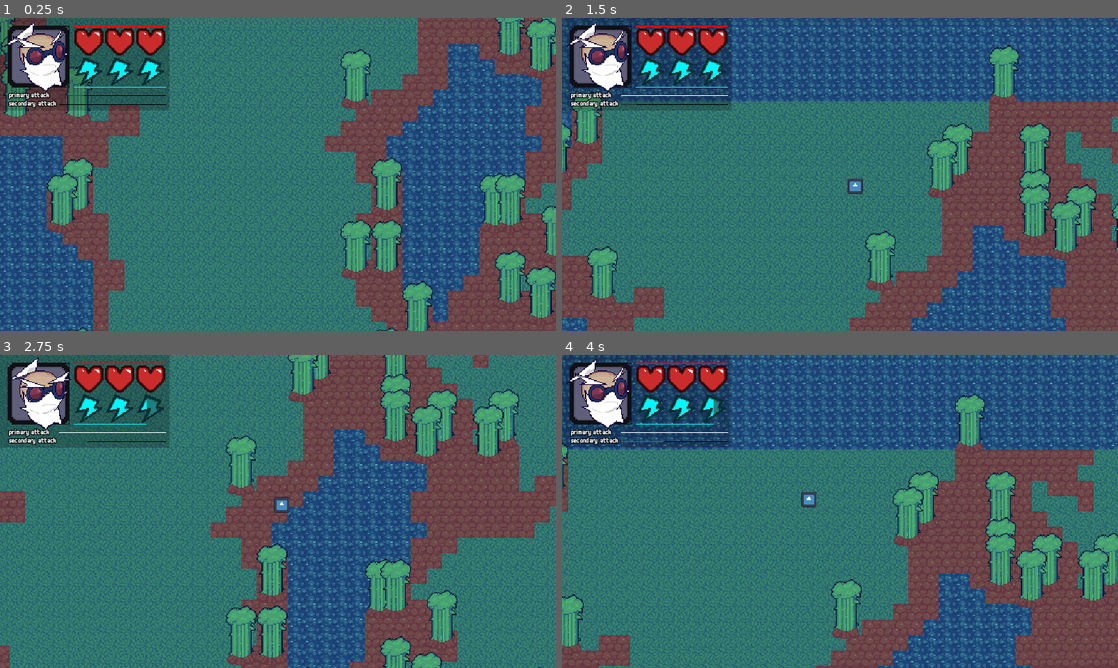
Above: before the commit, frames 1-4 (two rows, left to right).
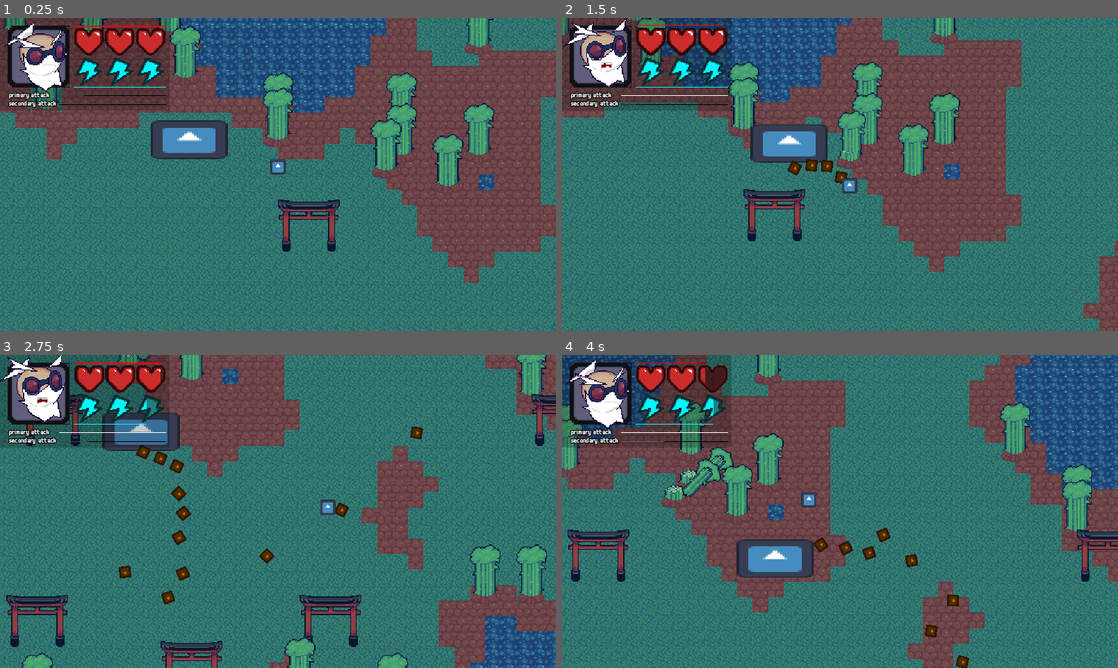
Above: after the commit, the same moments.

Repository: slotling/collateral-damage-gwj71
Game: Godot game, scene res://Scenes/Root/world.tscn
Two runs of this game, one before a commit and one after it. Both use one fixed random seed, a clock stepped at 60 frames per second and the inputs below. The engine's default icon, where the game draws it, is replaced by a stand-in: a white triangle on a blue panel in a dark square.
Inputs (mouse positions are in pixels of both pictures, inside the frame that each line leads up to):
- Up to frame 1 (0.25 s): no input
- Up to frame 2 (1.5 s): move the mouse to (962, 158) at 0.52 s; hold D (right) 0.53-1.28 s; click (962, 158) at 0.6 s; move the mouse to (728, 190) at 1.27 s; hold S (backward) from 1.28 s (still down); right-click (728, 190) at 1.35 s
- Up to frame 3 (2.75 s): move the mouse to (333, 442) at 2.02 s; release S (backward) at 2.03 s; hold D (right) from 2.03 s (still down); hold Shift (run) from 2.03 s (still down)
- Up to frame 4 (4 s): move the mouse to (812, 574) at 2.77 s; release D (right) at 2.78 s; release Shift (run) at 2.78 s; hold W (forward) 2.78-3.53 s; click (812, 574) at 2.85 s; move the mouse to (1006, 558) at 3.52 s; hold A (left) from 3.53 s (still down); right-click (1006, 558) at 3.6 s

The runs differ from the first frame. In frame 1, 63% of the frame differs, in the area x 0-100%, y 0-100%; in frame 2, 59%; in frame 3, 63%; in frame 4, 66%.

Commit message:
car attacks

Diff:
--- /dev/null
+++ b/Handlers/AttackHandlers/EnemyAttacks/CarEnemy_Attack1.gd
@@ -0,0 +1,17 @@
+extends EnemyAttack
+
+var enemy_bullet_preload = preload("res://Scenes/Entities/Projectiles/Bullet.tscn")
+
+func execute() -> void:
+	for i in range(30):
+		var instance = enemy_bullet_preload.instantiate()
+		var enemypos = enemy.global_position
+		var playerpos = player.global_position
+		var direction = rad_to_deg(enemypos.angle_to_point(playerpos)) + randi_range(-10, 10)
+
+		instance.init(enemypos, direction)
+		Global.add_world_node(instance)
+
+		await get_tree().create_timer(0.1).timeout
+
+	await get_tree().create_timer(2).timeout
--- /dev/null
+++ b/Handlers/AttackHandlers/EnemyAttacks/CarEnemy_Attack2.gd
@@ -0,0 +1,16 @@
+extends EnemyAttack
+
+var terminator_enemy_preload = preload("res://Scenes/Entities/Enemies/terminator_enemy.tscn")
+
+func execute() -> void:
+	for i in range(3):
+		var instance = terminator_enemy_preload.instantiate()
+		var enemypos = enemy.global_position
+		var playerpos = player.global_position
+
+		instance.init(enemypos + Vector2(randi_range(-64, 64), randi_range(-64, 64)))
+		Global.add_world_node(instance)
+
+		await get_tree().create_timer(0.5).timeout
+
+	await get_tree().create_timer(5).timeout
--- /dev/null
+++ b/Handlers/AttackHandlers/EnemyAttacks/CarEnemy_Attack3.gd
@@ -0,0 +1,16 @@
+extends EnemyAttack
+
+var missle_preload = preload("res://Scenes/Entities/Projectiles/homing_missle.tscn")
+
+func execute() -> void:
+	for i in range(2):
+		var instance = missle_preload.instantiate()
+		var enemypos = enemy.global_position
+		var playerpos = player.global_position
+
+		instance.init(enemypos)
+		Global.add_world_node(instance)
+
+		await get_tree().create_timer(2).timeout
+
+	await get_tree().create_timer(2).timeout
--- a/Handlers/AttackHandlers/EnemyAttacks/TerminatorEnemy_Attack1.gd
+++ b/Handlers/AttackHandlers/EnemyAttacks/TerminatorEnemy_Attack1.gd
@@ -6,7 +6,9 @@
 	var instance = enemy_bullet_preload.instantiate()
 	var enemypos = enemy.global_position
 	var playerpos = player.global_position
-	instance.init(enemypos, rad_to_deg(enemypos.angle_to_point(playerpos)))
+	var direction = rad_to_deg(enemypos.angle_to_point(playerpos)) + randi_range(-60, 60)
+
+	instance.init(enemypos, direction)
 	Global.add_world_node(instance)
 
 	await get_tree().create_timer(2).timeout
--- a/Handlers/AttackHandlers/enemy_attack.gd
+++ b/Handlers/AttackHandlers/enemy_attack.gd
@@ -7,7 +7,7 @@
 @onready var player: Player = get_tree().get_first_node_in_group("player")
 
 func _ready():
-	pass
+	randomize()
 
 func _process(delta):
 	pass
--- a/Handlers/AttackHandlers/enemy_attacks_group.gd
+++ b/Handlers/AttackHandlers/enemy_attacks_group.gd
@@ -16,7 +16,6 @@
 var ongoing := false
 
 func check_range():
-	print(player.global_position.distance_to(enemy.global_position))
 	in_range = player.global_position.distance_to(enemy.global_position) < range
 
 func attack():
--- /dev/null
+++ b/Scenes/Entities/Enemies/car_enemy.tscn
@@ -0,0 +1,42 @@
+[gd_scene load_steps=8 format=3 uid="uid://cr1bp5pyswuyb"]
+
+[ext_resource type="PackedScene" uid="uid://bgmyc6lbh46uf" path="res://Scenes/Entities/enemy.tscn" id="1_nrrmd"]
+[ext_resource type="PackedScene" uid="uid://qo5gh36pq2cc" path="res://Handlers/AttackHandlers/enemy_attack.tscn" id="2_u6mbq"]
+[ext_resource type="Script" path="res://Handlers/AttackHandlers/EnemyAttacks/CarEnemy_Attack1.gd" id="3_22jsp"]
+[ext_resource type="Script" path="res://Handlers/AttackHandlers/EnemyAttacks/CarEnemy_Attack2.gd" id="4_n71sa"]
+[ext_resource type="Script" path="res://Handlers/AttackHandlers/EnemyAttacks/CarEnemy_Attack3.gd" id="5_82hwh"]
+
+[sub_resource type="RectangleShape2D" id="RectangleShape2D_bs2og"]
+size = Vector2(144, 20)
+
+[sub_resource type="RectangleShape2D" id="RectangleShape2D_u4dv5"]
+resource_local_to_scene = true
+size = Vector2(144, 40)
+
+[node name="Car_Enemy" instance=ExtResource("1_nrrmd")]
+
+[node name="Sprite2D" parent="." index="0"]
+position = Vector2(5.72205e-06, 0)
+scale = Vector2(5, 2.5)
+
+[node name="CollisionShape2D" parent="SoftCollision" index="0"]
+shape = SubResource("RectangleShape2D_bs2og")
+
+[node name="CollisionShape2D" parent="HitBoxHandler" index="1"]
+shape = SubResource("RectangleShape2D_u4dv5")
+
+[node name="HealthHandler" parent="." index="5"]
+health = 300
+max_health = 300
+
+[node name="MovementHandler" parent="." index="6"]
+max_speed = 150.0
+
+[node name="EnemyAttack" parent="EnemyAttacksGroup" index="0" instance=ExtResource("2_u6mbq")]
+script = ExtResource("3_22jsp")
+
+[node name="EnemyAttack2" parent="EnemyAttacksGroup" index="1" instance=ExtResource("2_u6mbq")]
+script = ExtResource("4_n71sa")
+
+[node name="EnemyAttack3" parent="EnemyAttacksGroup" index="2" instance=ExtResource("2_u6mbq")]
+script = ExtResource("5_82hwh")
--- a/Scenes/Entities/Enemies/panda_enemy.tscn
+++ b/Scenes/Entities/Enemies/panda_enemy.tscn
@@ -6,6 +6,10 @@
 
 [sub_resource type="RectangleShape2D" id="RectangleShape2D_nkyva"]
 size = Vector2(112, 34)
+
+[sub_resource type="RectangleShape2D" id="RectangleShape2D_xwttl"]
+resource_local_to_scene = true
+size = Vector2(112, 24)
 
 [node name="Panda_Enemy" instance=ExtResource("1_dp45x")]
 
@@ -16,6 +20,9 @@
 [node name="CollisionShape2D" parent="SoftCollision" index="0"]
 position = Vector2(0, -7)
 shape = SubResource("RectangleShape2D_nkyva")
+
+[node name="CollisionShape2D" parent="HitBoxHandler" index="1"]
+shape = SubResource("RectangleShape2D_xwttl")
 
 [node name="HealthHandler" parent="." index="5"]
 health = 100
--- a/Scenes/Entities/Enemies/terminator_enemy.tscn
+++ b/Scenes/Entities/Enemies/terminator_enemy.tscn
@@ -1,10 +1,17 @@
-[gd_scene load_steps=4 format=3 uid="uid://cedwbr4ui4t4j"]
+[gd_scene load_steps=5 format=3 uid="uid://cedwbr4ui4t4j"]
 
 [ext_resource type="PackedScene" uid="uid://bgmyc6lbh46uf" path="res://Scenes/Entities/enemy.tscn" id="1_iclhj"]
 [ext_resource type="PackedScene" uid="uid://qo5gh36pq2cc" path="res://Handlers/AttackHandlers/enemy_attack.tscn" id="2_ky7sh"]
 [ext_resource type="Script" path="res://Handlers/AttackHandlers/EnemyAttacks/TerminatorEnemy_Attack1.gd" id="3_glmjw"]
 
+[sub_resource type="RectangleShape2D" id="RectangleShape2D_yvu18"]
+resource_local_to_scene = true
+size = Vector2(32, 24)
+
 [node name="TerminatorEnemy" instance=ExtResource("1_iclhj")]
+
+[node name="CollisionShape2D" parent="HitBoxHandler" index="1"]
+shape = SubResource("RectangleShape2D_yvu18")
 
 [node name="MovementHandler" parent="." index="6"]
 max_speed = 250.0
--- a/Scenes/Entities/Projectiles/Bullet.gd
+++ b/Scenes/Entities/Projectiles/Bullet.gd
@@ -9,7 +9,7 @@
 
 func _ready():
 	await get_tree().create_timer(10).timeout
-	queue_free()
+	despawn()
 
 func _process(delta):
 	global_position += Vector2(SPEED*delta, 0).rotated(rotation)
--- /dev/null
+++ b/Scenes/Entities/Projectiles/homing_missle.gd
@@ -0,0 +1,25 @@
+extends Node2D
+
+@onready var player = get_tree().get_first_node_in_group("player")
+
+func init(pos):
+	global_position = pos
+
+func _ready():
+	await get_tree().create_timer(10).timeout
+	despawn()
+
+func _process(delta):
+	if $StopTrackingTimer.is_stopped():
+		global_position += Vector2(600*delta, 0).rotated(rotation)
+	else:
+		look_at(player.global_position)
+		global_position += Vector2(300*delta, 0).rotated(rotation)
+
+var explosion_preload = preload("res://Scenes/Entities/Projectiles/explosion.tscn")
+
+func despawn():
+	var instance = explosion_preload.instantiate()
+	instance.init(global_position)
+	Global.add_world_node(instance)
+	queue_free()
--- /dev/null
+++ b/Scenes/Entities/Projectiles/homing_missle.tscn
@@ -0,0 +1,26 @@
+[gd_scene load_steps=5 format=3 uid="uid://cy2aewepjws3b"]
+
+[ext_resource type="Script" path="res://Scenes/Entities/Projectiles/homing_missle.gd" id="1_f6ed4"]
+[ext_resource type="Texture2D" uid="uid://b1k3mggtht0mx" path="res://icon.svg" id="2_5uffw"]
+[ext_resource type="PackedScene" uid="uid://bkgwrq0s5kkjl" path="res://Handlers/despawn_on_contact_handler.tscn" id="2_7a0k8"]
+
+[sub_resource type="CircleShape2D" id="CircleShape2D_uo2gs"]
+
+[node name="HomingMissle" type="Node2D"]
+script = ExtResource("1_f6ed4")
+
+[node name="Icon" type="Sprite2D" parent="."]
+modulate = Color(1, 0.35, 0, 1)
+scale = Vector2(1.375, 0.71875)
+texture = ExtResource("2_5uffw")
+
+[node name="DespawnOnContactHandler" parent="." instance=ExtResource("2_7a0k8")]
+avoid_contacting_enemies = true
+
+[node name="CollisionShape2D" type="CollisionShape2D" parent="DespawnOnContactHandler"]
+shape = SubResource("CircleShape2D_uo2gs")
+
+[node name="StopTrackingTimer" type="Timer" parent="."]
+wait_time = 2.0
+one_shot = true
+autostart = true
--- a/Scenes/Entities/enemy.gd
+++ b/Scenes/Entities/enemy.gd
@@ -10,6 +10,9 @@
 var state: String = "idle"
 var dir: Vector2 = Vector2.ZERO
 var target: CharacterBody2D = null
+
+func init(pos: Vector2):
+	global_position = pos
 
 func _ready() -> void:
 	target = get_tree().get_first_node_in_group("player")
--- a/Scenes/Entities/enemy.tscn
+++ b/Scenes/Entities/enemy.tscn
@@ -12,10 +12,11 @@
 radius = 32.0
 
 [sub_resource type="RectangleShape2D" id="RectangleShape2D_pck75"]
+resource_local_to_scene = true
 size = Vector2(32, 24)
 
 [sub_resource type="CircleShape2D" id="CircleShape2D_6ap06"]
-radius = 8.0
+radius = 11.3137
 
 [node name="Enemy" type="CharacterBody2D" groups=["enemy", "enemy_and_player"]]
 collision_layer = 4
--- a/Scenes/Environment/bamboo.tscn
+++ b/Scenes/Environment/bamboo.tscn
@@ -509,6 +509,9 @@
 [sub_resource type="RectangleShape2D" id="RectangleShape2D_rwjpc"]
 size = Vector2(32, 64)
 
+[sub_resource type="RectangleShape2D" id="RectangleShape2D_u5fsq"]
+size = Vector2(32, 42)
+
 [node name="Bamboo" instance=ExtResource("1_f4gq0")]
 y_sort_enabled = true
 script = ExtResource("2_mt40n")
@@ -555,5 +558,9 @@
 [node name="RegrowTimer" type="Timer" parent="." index="6"]
 one_shot = true
 
+[node name="CollisionShape2D" type="CollisionShape2D" parent="." index="7"]
+position = Vector2(0, -24)
+shape = SubResource("RectangleShape2D_u5fsq")
+
 [connection signal="hit" from="HitBoxHandler" to="." method="_on_hit_box_handler_hit"]
 [connection signal="timeout" from="RegrowTimer" to="." method="_on_regrow_timer_timeout"]
--- a/Scenes/Root/world.tscn
+++ b/Scenes/Root/world.tscn
@@ -1,7 +1,8 @@
-[gd_scene load_steps=4 format=3 uid="uid://dxacdto1scojh"]
+[gd_scene load_steps=5 format=3 uid="uid://dxacdto1scojh"]
 
 [ext_resource type="PackedScene" uid="uid://d3hrl4tjnukfe" path="res://Scenes/Generation/terrain.tscn" id="1_r6r10"]
 [ext_resource type="PackedScene" uid="uid://djorhqqn1rked" path="res://Scenes/Entities/Characters/demolitionist_player.tscn" id="2_0m2oe"]
+[ext_resource type="PackedScene" uid="uid://cr1bp5pyswuyb" path="res://Scenes/Entities/Enemies/car_enemy.tscn" id="4_a3550"]
 [ext_resource type="PackedScene" uid="uid://14wcwtgp2v2v" path="res://Handlers/wave_handler.tscn" id="4_apm3v"]
 
 [node name="World" type="Node2D" groups=["main"]]
@@ -16,6 +17,10 @@
 
 [node name="Terrain" parent="." instance=ExtResource("1_r6r10")]
 z_index = -2
+debugNoRelocate = true
 size = Vector2(100, 100)
 
 [node name="DemolitionistPlayer" parent="." instance=ExtResource("2_0m2oe")]
+
+[node name="Car_Enemy" parent="." instance=ExtResource("4_a3550")]
+position = Vector2(-184, -32)
Not shown: 1 places in Scenes/Entities/Enemies/panda_enemy.tscn that only renumber resources
Not shown: 1 places in Scenes/Environment/bamboo.tscn that only renumber resources
